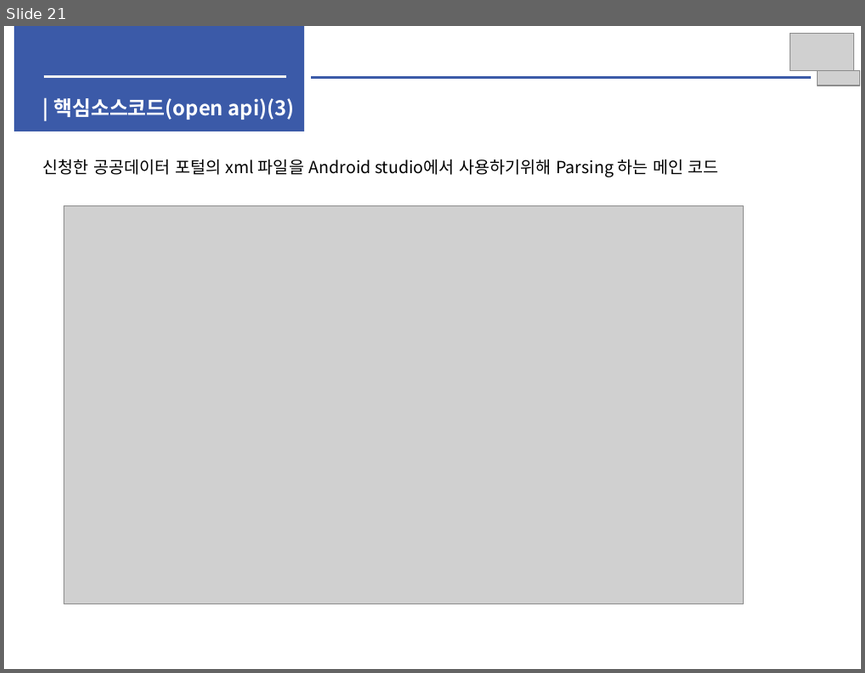
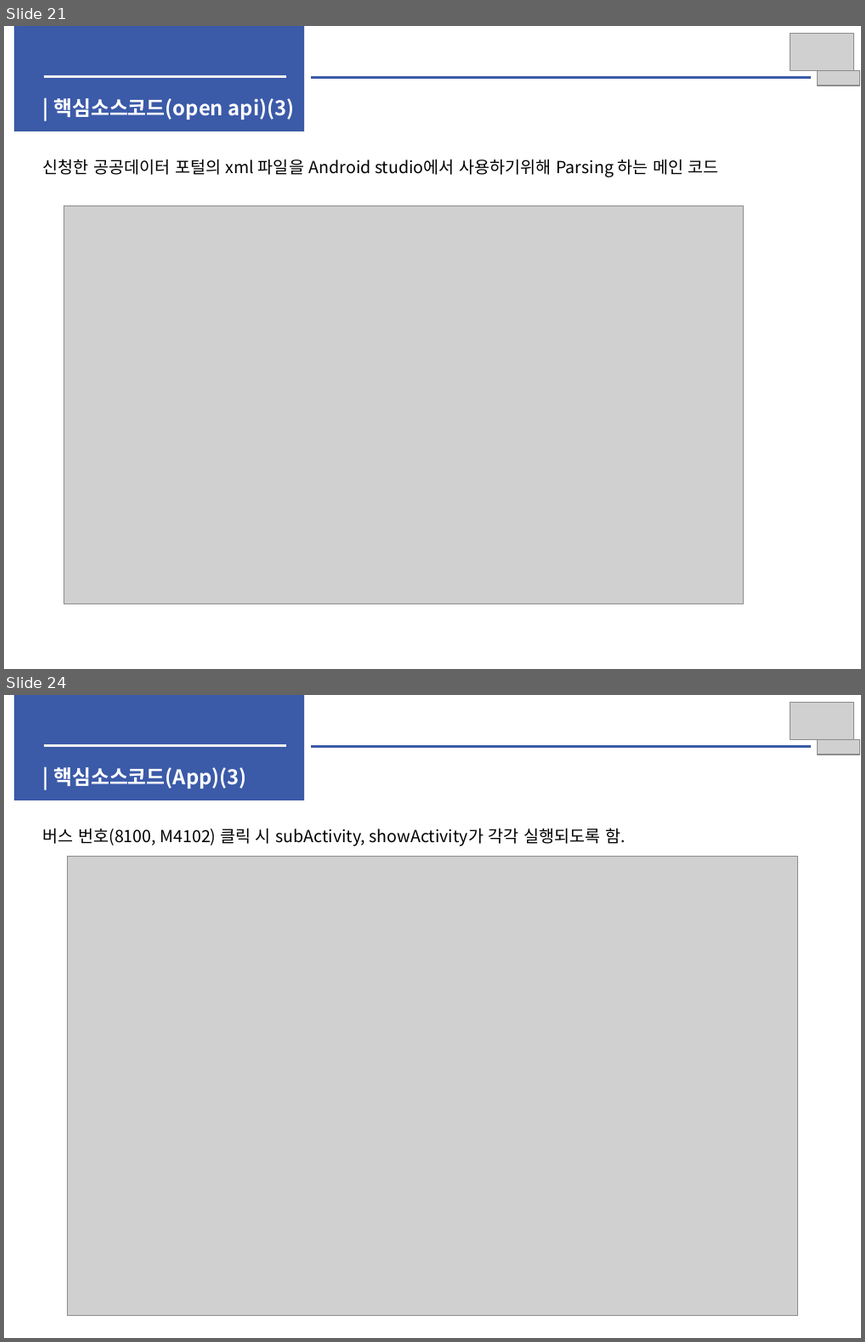
Before and after one commit to woojin1027/THE-FACO, a slide deck: 중간보고서/중간보고서.pptx. Shown one above the other, each under a label of ours: slide 21 before the commit, slides 21 and 24 after it; the slides between them are not shown. The pictures are 865x673 and 865x1342 pixels, drawn with LibreOffice and Linux fonts; fonts in the diff are those of the drawing; grey boxes stand for pictures. Boxes give left, top, right and bottom in pixels: in the first picture for what was removed or moved away, otherwise in the second. Text is boxed around its words. In the diff, an @@ line names an element or a change of style, - is before the commit and + after.

```diff
--- a/중간보고서/중간보고서.pptx
+++ b/중간보고서/중간보고서.pptx
@@ slide 24 added at (4,695,861,1338), background #FFFFFF @@
@@ rectangle added at (14,695,305,800), fill #3B5AA8 @@
@@ picture added at (789,703,853,740) @@
@@ line added from (43, 745) to (287, 745), #F2F2F2 2.25 pt @@
@@ picture added at (817,739,860,755) @@
@@ text added at (53,767,247,789), 17 pt, text #FFFFFF, bold @@
+| 핵심소스코드(App)(3)
@@ line added from (311, 746) to (811, 746), #3B5AA8 2.25 pt @@
@@ text added at (43,828,625,846), 14 pt, text #000000 @@
+버스 번호(8100, M4102) 클릭 시 subActivity, showActivity가 각각 실행되도록 함.
@@ picture added at (68,857,797,1315) @@
```
Also in this commit, not shown: 7 slides changed, 1 other slide added.
